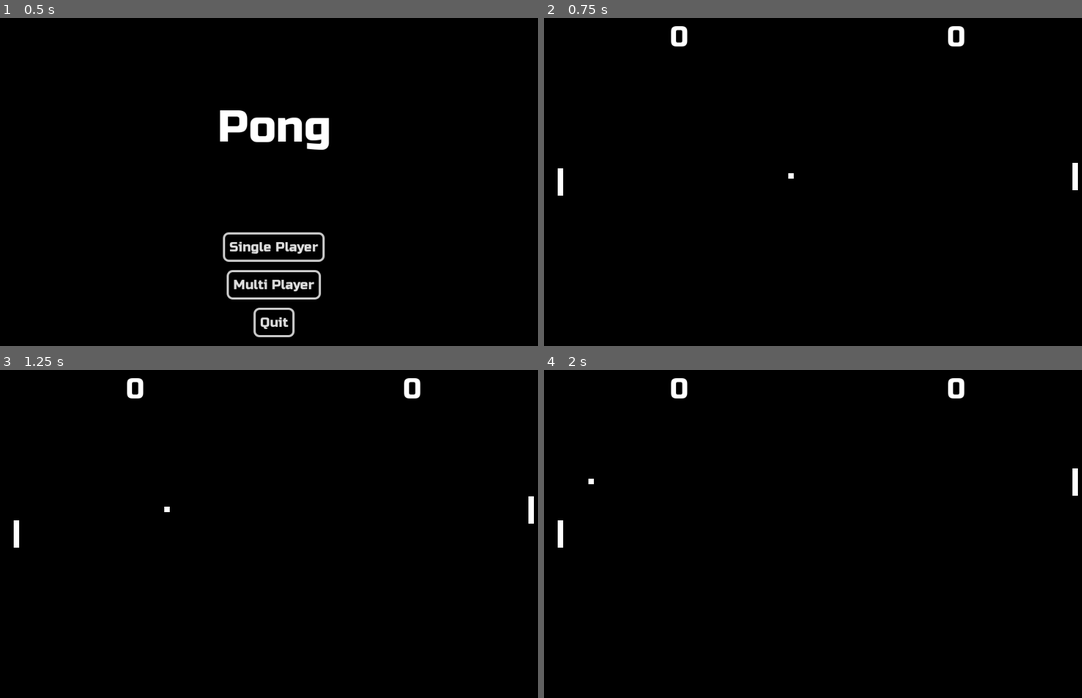
Above: before the commit, frames 1-4 (two rows, left to right).
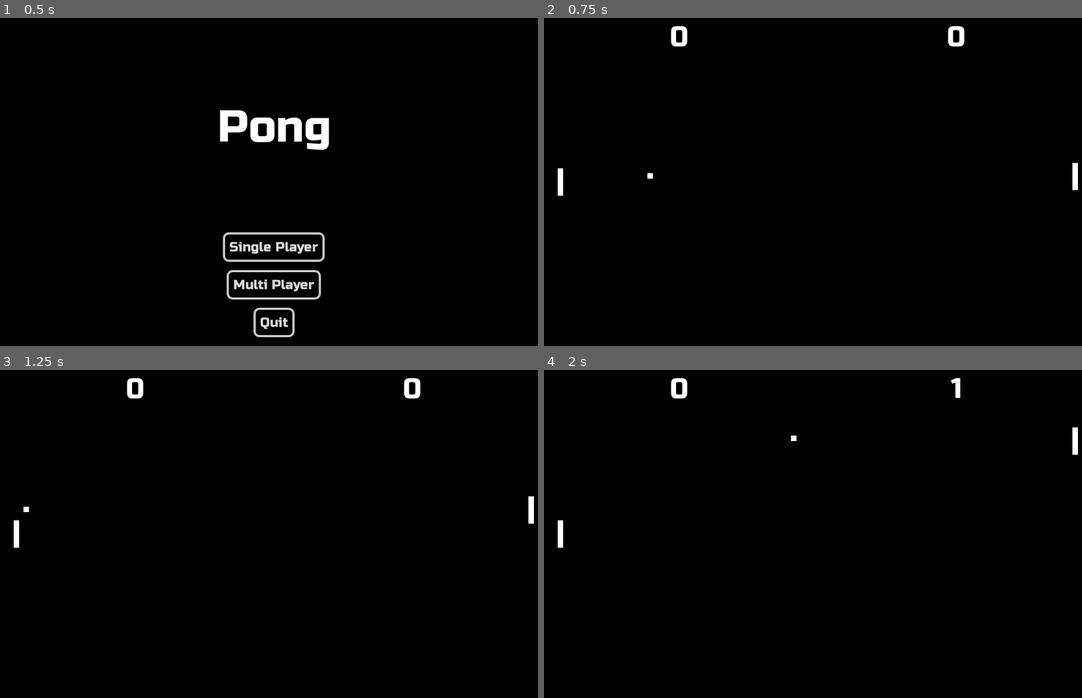
Above: after the commit, the same moments.

Repository: Triavanicus/godot-pong
Game: Godot game, scene res://scenes/MainMenu.tscn
The game is run twice, just before and just after one commit, with the same random seed, the same clock (stepped at 60 frames per second) and the same inputs.
Inputs:
- Up to frame 1 (0.5 s): no input
- Up to frame 2 (0.75 s): click "Single Player" at 0.5 s
- Up to frame 3 (1.25 s): no input
- Up to frame 4 (2 s): hold Down (right_move_down) from 1.28 s (still down)

Frame 1 is identical in both runs. In frame 2, less than 0.1% of the frame differs, in the area x 19-47%, y 47-50%; in frame 3, less than 0.1%; in frame 4, 0.4%, in the area x 8-100%, y 2-39%.

Commit message:
Made the ball change color

Diff:
--- /dev/null
+++ b/scenes/ball.gdshader
@@ -0,0 +1,18 @@
+shader_type canvas_item;
+uniform sampler2D screen_texture : hint_screen_texture, repeat_disable, filter_nearest;
+
+void vertex() {
+	// Called for every vertex the material is visible on.
+}
+
+void fragment() {
+	vec3 color = textureLod(screen_texture, SCREEN_UV, 0.0).rgb;
+	COLOR.a = 1.0;
+	COLOR.rgb = vec3(1.0, 1.0, 1.0) - color.rgb;
+	// Called for every pixel the material is visible on.
+}
+
+//void light() {
+	// Called for every pixel for every light affecting the CanvasItem.
+	// Uncomment to replace the default light processing function with this one.
+//}
--- a/scenes/ball.tscn
+++ b/scenes/ball.tscn
@@ -1,10 +1,14 @@
-[gd_scene load_steps=4 format=3 uid="uid://b3os6thr86xua"]
+[gd_scene load_steps=6 format=3 uid="uid://b3os6thr86xua"]
 
 [ext_resource type="Script" path="res://scripts/Ball.gd" id="1_v3e1h"]
 [ext_resource type="AudioStream" uid="uid://t71ixgvg37mi" path="res://resources/ping.wav" id="2_amgmx"]
+[ext_resource type="Shader" path="res://scenes/ball.gdshader" id="2_jlaan"]
 
 [sub_resource type="RectangleShape2D" id="RectangleShape2D_r17bo"]
 size = Vector2(10, 10)
+
+[sub_resource type="ShaderMaterial" id="ShaderMaterial_aiowh"]
+shader = ExtResource("2_jlaan")
 
 [node name="Ball" type="CharacterBody2D"]
 position = Vector2(495, 200)
@@ -17,6 +21,7 @@
 shape = SubResource("RectangleShape2D_r17bo")
 
 [node name="ColorRect" type="ColorRect" parent="."]
+material = SubResource("ShaderMaterial_aiowh")
 offset_right = 10.0
 offset_bottom = 10.0
 
--- a/scenes/game.tscn
+++ b/scenes/game.tscn
@@ -12,11 +12,12 @@
 
 [node name="Paddle2" parent="." instance=ExtResource("2_7l8w4")]
 position = Vector2(965, 200)
-movement_speed = 300
 is_player = false
 player = 1
 
 [node name="Ball" parent="." instance=ExtResource("3_aa1e0")]
+z_index = 3
+position = Vector2(238, 48)
 
 [node name="Camera2D" type="Camera2D" parent="."]
 anchor_mode = 0
